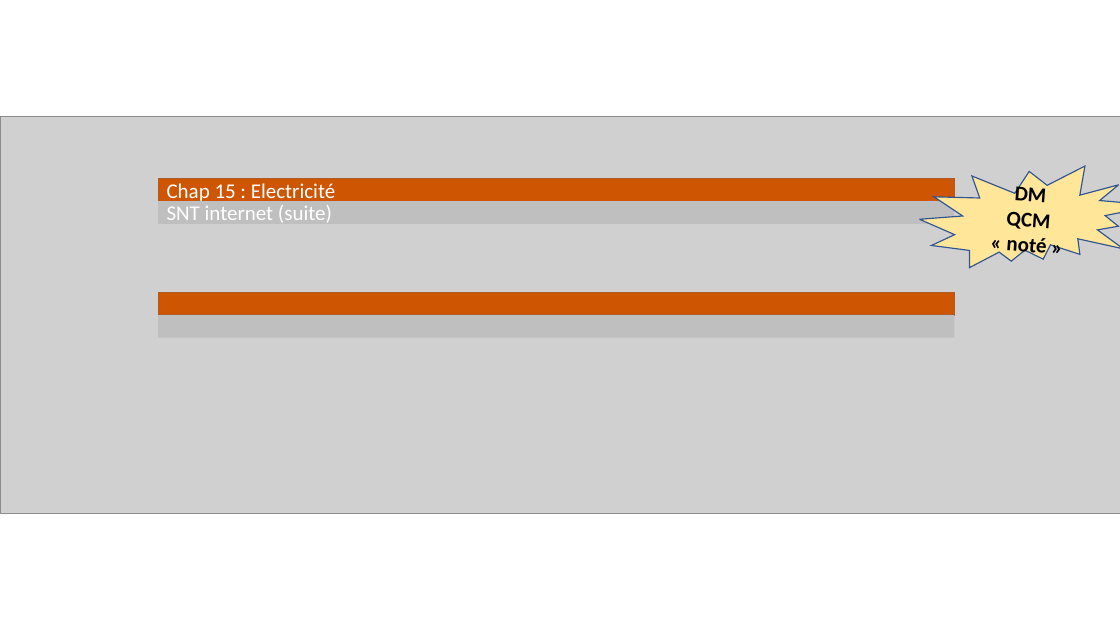
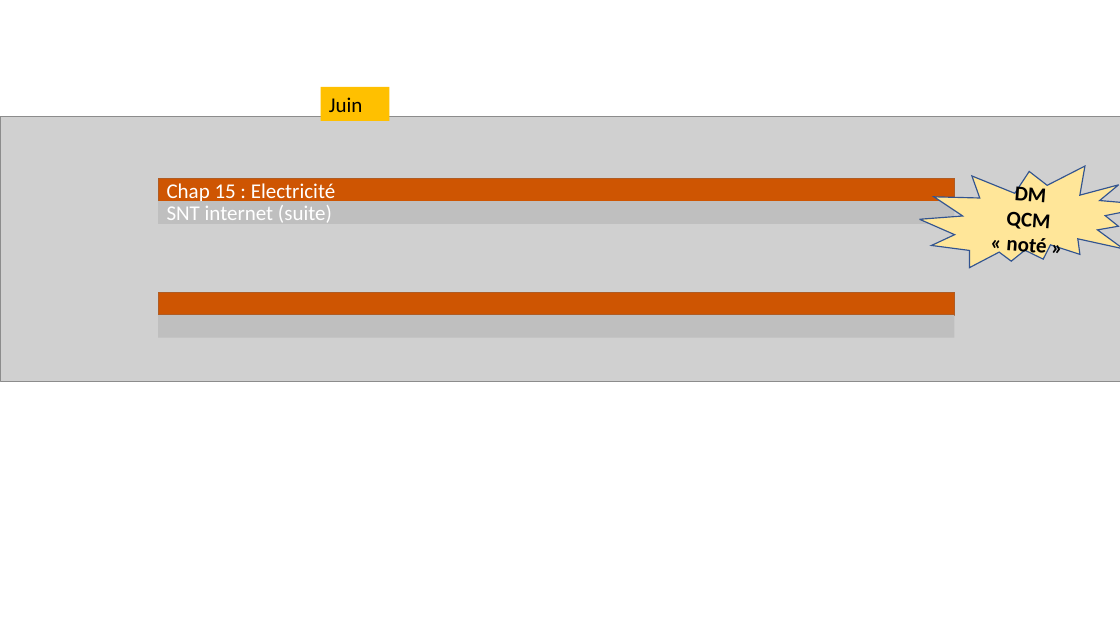
Before and after one commit to pierreghesqui/Lyc-e, a slide deck: slide 3 of Seconde/AgendaSeconde.pptx (slide 2 before the commit). Drawn at 1120x630 pixels with LibreOffice and Linux fonts; fonts in the diff are those of the drawing; grey boxes stand for pictures. Boxes give left, top, right and bottom in pixels: in the first picture for what was removed or moved away, otherwise in the second. Text is boxed around its words. In the diff, an @@ line names an element or a change of style, - is before the commit and + after.

```diff
--- a/Seconde/AgendaSeconde.pptx
+++ b/Seconde/AgendaSeconde.pptx
@@ rectangle added at (321, 87, 390, 121), fill #FFC000, 18 pt, text #000000 @@
+Juin
@@ picture: place and size @@
-picture at (0, 117, 1120, 513)
+picture at (0, 117, 1120, 381)
```
Also in this commit, not shown: 1 other slide changed, 1 slide added, 2 slides removed, 46 other files.
